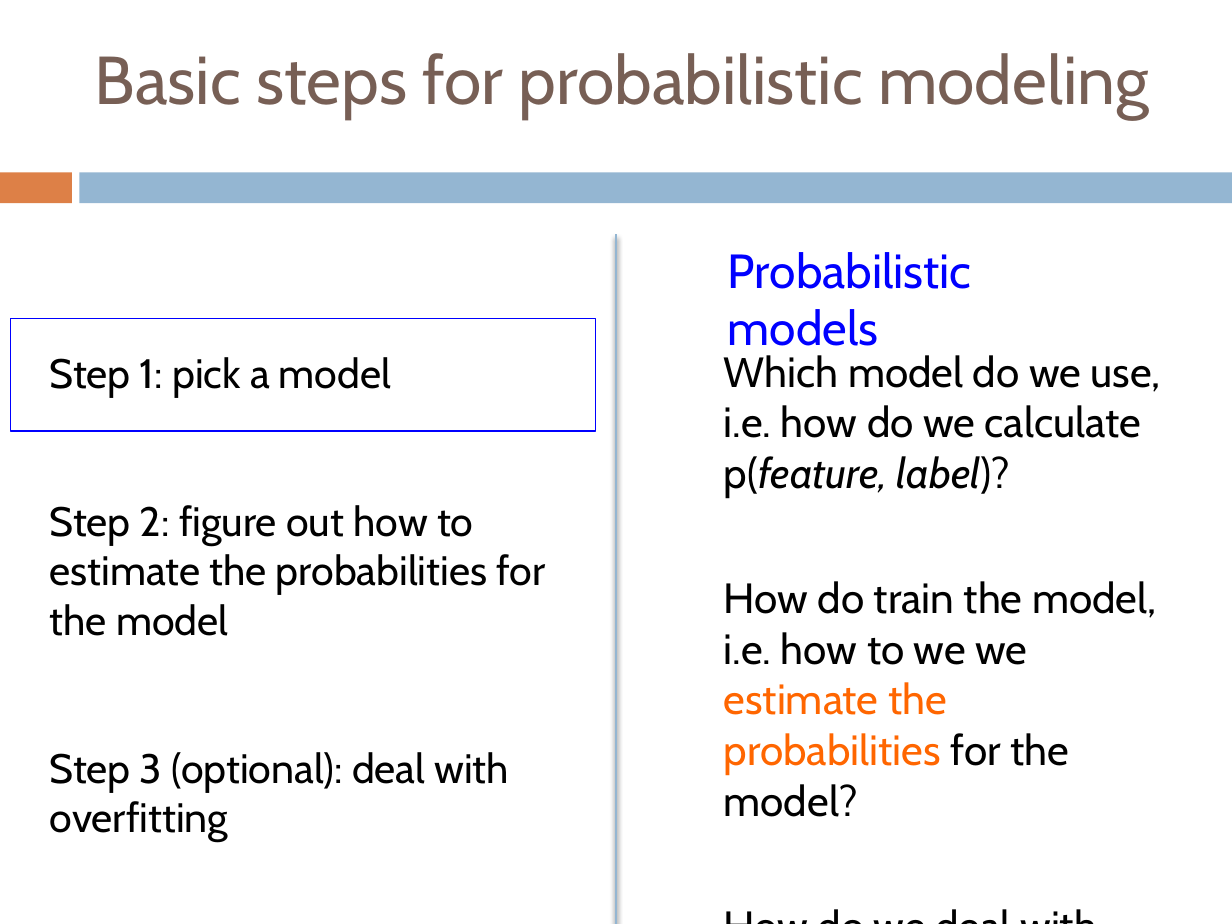
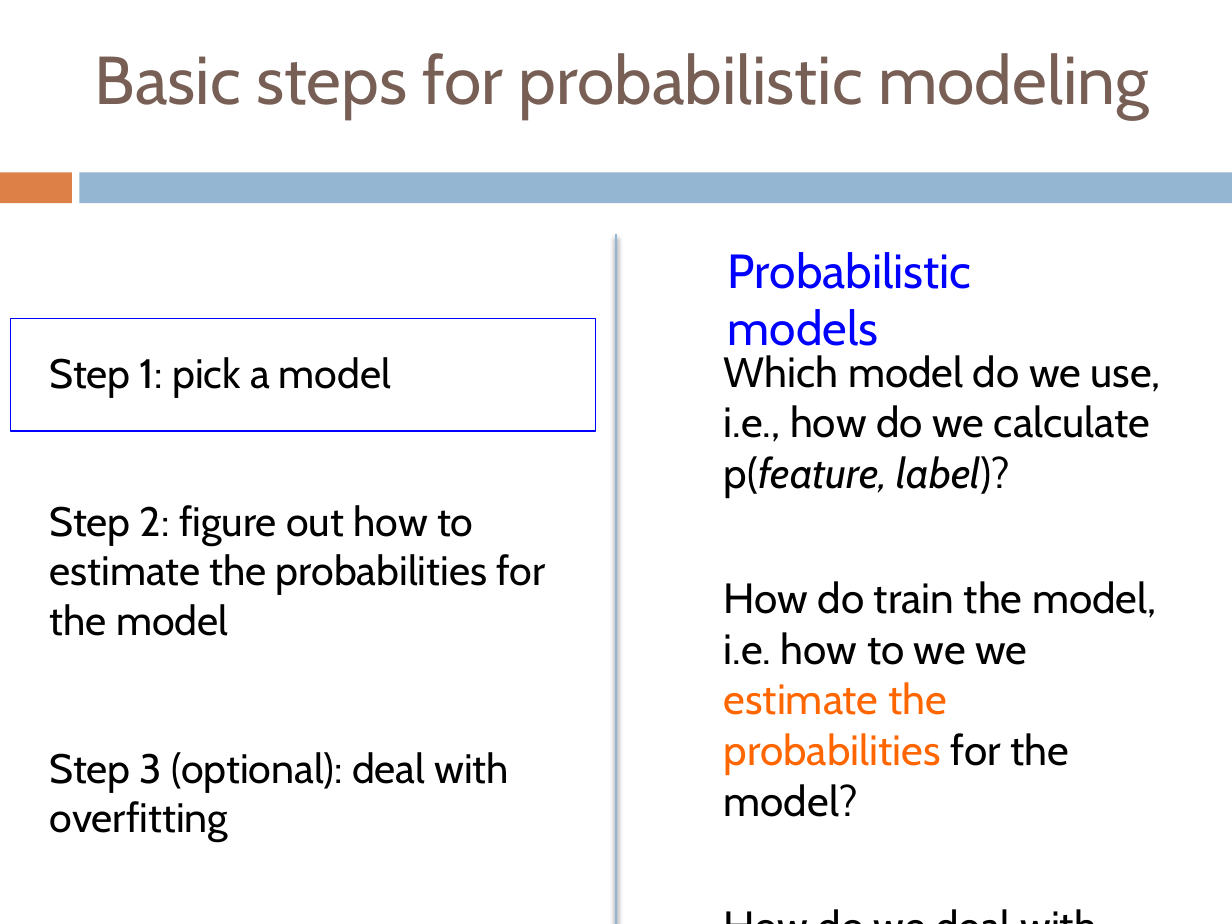
Before and after one commit to Collins-kariuk/Machine-Learning-CS158, a slide deck: slide 42 of Lectures/Lecture 15_Logistic Regression.pptx. Drawn at 1232x924 pixels with LibreOffice and Linux fonts; fonts in the diff are those of the drawing. Boxes give left, top, right and bottom in pixels: in the first picture for what was removed or moved away, otherwise in the second. Text is boxed around its words. In the diff, an @@ line names an element or a change of style, - is before the commit and + after.

```diff
--- a/Lectures/Lecture 15_Logistic Regression.pptx
+++ b/Lectures/Lecture 15_Logistic Regression.pptx
@@ text at bbox=[724, 355, 1161, 498]: text changed @@
-Which model do we use, i.e. how do we calculate p(feature, label)?
+Which model do we use, i.e., how do we calculate p(feature, label)?
```
Also in this commit, not shown: 4 other slides changed, 4 other files.
